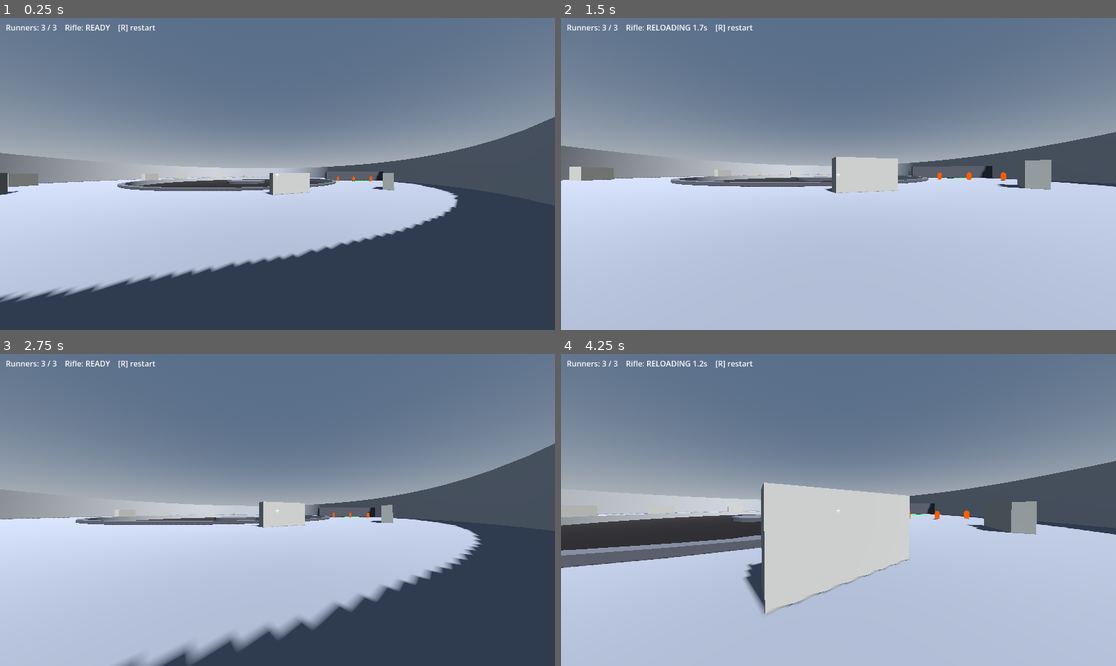
Above: before the commit, frames 1-4 (two rows, left to right).
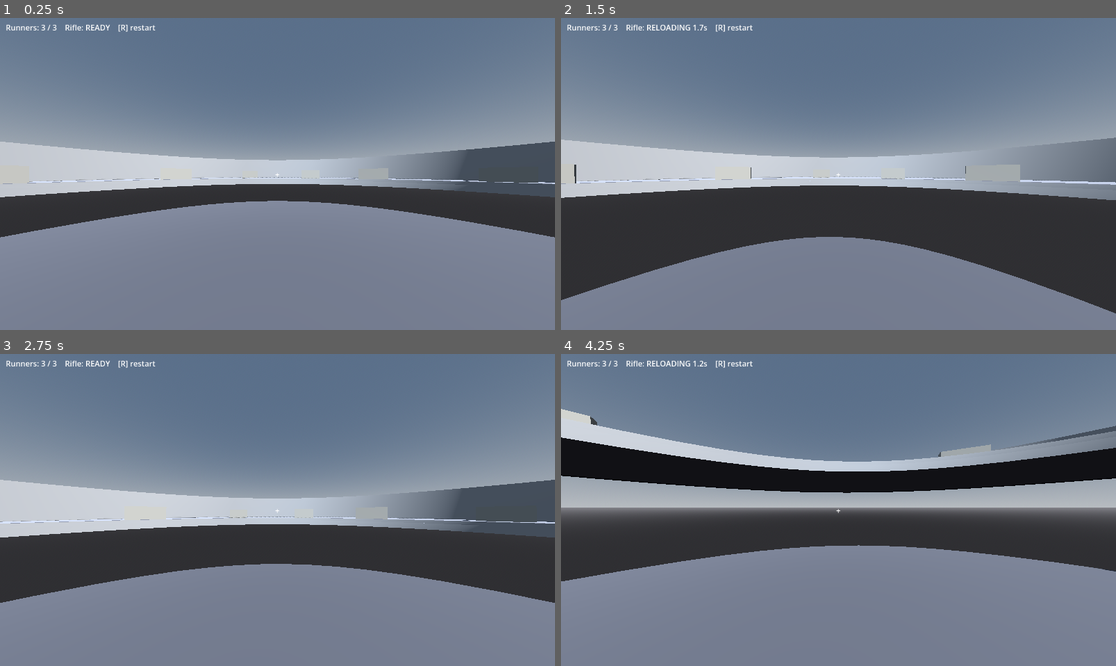
Above: after the commit, the same moments.

Repository: neotechnites/panopticon
Game: Godot game, scene res://scenes/match/match.tscn
The game is run twice, just before and just after one commit, with the same random seed, the same clock (stepped at 60 frames per second) and the same inputs.
Inputs (mouse positions are in pixels of both pictures, inside the frame that each line leads up to):
- Up to frame 1 (0.25 s): no input
- Up to frame 2 (1.5 s): move the mouse to (866, 174) at 0.52 s; hold W (move_forward) from 0.53 s (still down); click (866, 174) at 0.6 s; tap Space (jump) at 0.77 s; move the mouse to (810, 174) at 1.27 s; tap Shift (sprint) at 1.35 s
- Up to frame 3 (2.75 s): keep holding W (move_forward); tap Space (jump) at 1.52 s; move the mouse to (288, 503) at 2.02 s; tap R at 2.1 s
- Up to frame 4 (4.25 s): keep holding W (move_forward); move the mouse to (832, 516) at 2.77 s; click (832, 516) at 2.85 s; tap Space (jump) at 3.02, 3.77 s; move the mouse to (877, 513) at 3.52 s; tap Shift (sprint) at 3.6 s

The runs differ from the first frame. In frame 1, 52% of the frame differs, in the area x 0-100%, y 31-100%; in frame 2, 55%; in frame 3, 52%; in frame 4, 63%, in the area x 0-100%, y 17-100%.

Commit message:
Fix the shooter being launched off the platform at round start
Spawning the runners punted the player to the outer wall, every round.

A runner is added to the tree at its scene default position, which is the origin, and
the physics server registers its capsule there for one tick before configure() moves it
to its lane. The tower spawn is also the origin, so three runner capsules materialised
inside the shooter and depenetration threw the body 59 m out to the wall.

Diagnosed by bisection: freezing the player's own physics held it in place, removing the
runners held it in place, and zeroing only the runners' collision layers held it in place
while leaving everything else running.

Fixed by positioning the body before it enters the tree, so the physics server never sees
it at the origin. configure() still sets the exact lane position immediately afterwards.

Note this was not visible as an overlap after the fact — by the time anything could be
queried the runners had already moved to their lanes, and a shape query at the spawn
point came back empty. Only the frame-by-frame trace showed the teleport.

Co-Authored-By: Claude Opus 5 (1M context) <noreply@anthropic.com>
Claude-Session: https://claude.ai/code/session_01XQcaRV7xNKbCLiSVFznt6T

Diff:
--- a/scenes/ring/test_ring.tscn
+++ b/scenes/ring/test_ring.tscn
@@ -261,5 +261,5 @@
 transform = Transform3D(1.0, 0.0, 0.0, 0.0, 1.0, 0.0, 0.0, 0.0, 1.0, 0.0, -0.5, 0.0)
 
 [node name="TowerSpawn" type="Marker3D" parent="Tower"]
-editor_description = "Centre of the platform, standing on its top surface at y=0.0. Referenced as Tower/TowerSpawn by MatchController."
-transform = Transform3D(1.0, 0.0, 0.0, 0.0, 1.0, 0.0, 0.0, 0.0, 1.0, 0.0, 0.0, 0.0)
+editor_description = "Centre of the platform, standing 0.25 m above its top surface. The clearance is deliberate: spawning a capsule with its feet exactly on the collision plane overlaps the slab, and depenetration launches the body across the arena."
+transform = Transform3D(1.0, 0.0, 0.0, 0.0, 1.0, 0.0, 0.0, 0.0, 1.0, 0.0, 0.25, 0.0)
--- a/scripts/match/match_controller.gd
+++ b/scripts/match/match_controller.gd
@@ -258,6 +258,14 @@
 			push_error("MatchController's runner scene does not have a PlayerController at its root.")
 			return
 		body.name = "Runner_r%.1f" % radius
+		# Place the body BEFORE it enters the tree. A runner added at its scene
+		# default sits at the origin, and the physics server registers it there
+		# for one tick before configure() moves it. The tower spawn is also the
+		# origin, so three capsules materialise inside the shooter and
+		# depenetration launches them across the arena to the outer wall.
+		# configure() sets the exact lane position immediately after; this only
+		# has to be somewhere that is not on top of another body.
+		body.position = start_point
 		runner_container.add_child(body)
 
 		var brain: RingRunner = _find_brain(body)
